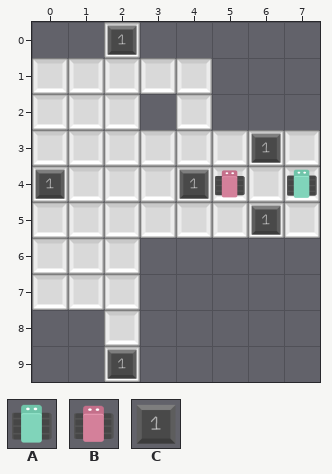
Two states of a Tiled map, sokoswitch/core/assets/levels/2/13.tmx. Above is the file before it was changed.
Cells are 256x256 px. Shown: x 0..7, y 0..9. The commit also replaced the tileset; all pictures use the new one.
Key: from "prototypeSet": A 1, B 2, C 4.
_ is an empty cell.
Layers that did not change in this view are not listed.
Layer "Interactable" before, first column x 0:
 0 __C_____
 1 ________
 2 ________
 3 ______C_
 4 C___CB_A
 5 ______C_
 6 ________
 7 ________
 8 ________
 9 __C_____
The result:
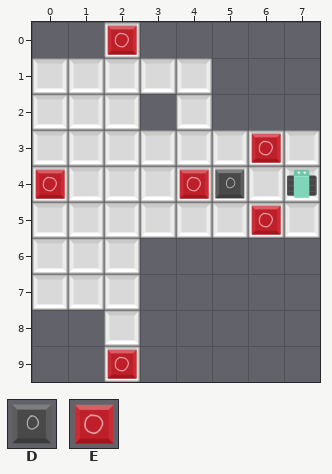
Further tiles: from "prototypeSet": D 3, E 5.
Changes in this commit:
{"where": "layer \"Interactable\""}
{"y":0,"x":2,"old":"C","new":"E"}
{"y":3,"x":6,"old":"C","new":"E"}
{"y":4,"x":0,"old":"C","new":"E"}
{"y":4,"x":4,"old":"CB","new":"ED"}
{"y":5,"x":6,"old":"C","new":"E"}
{"y":9,"x":2,"old":"C","new":"E"}
